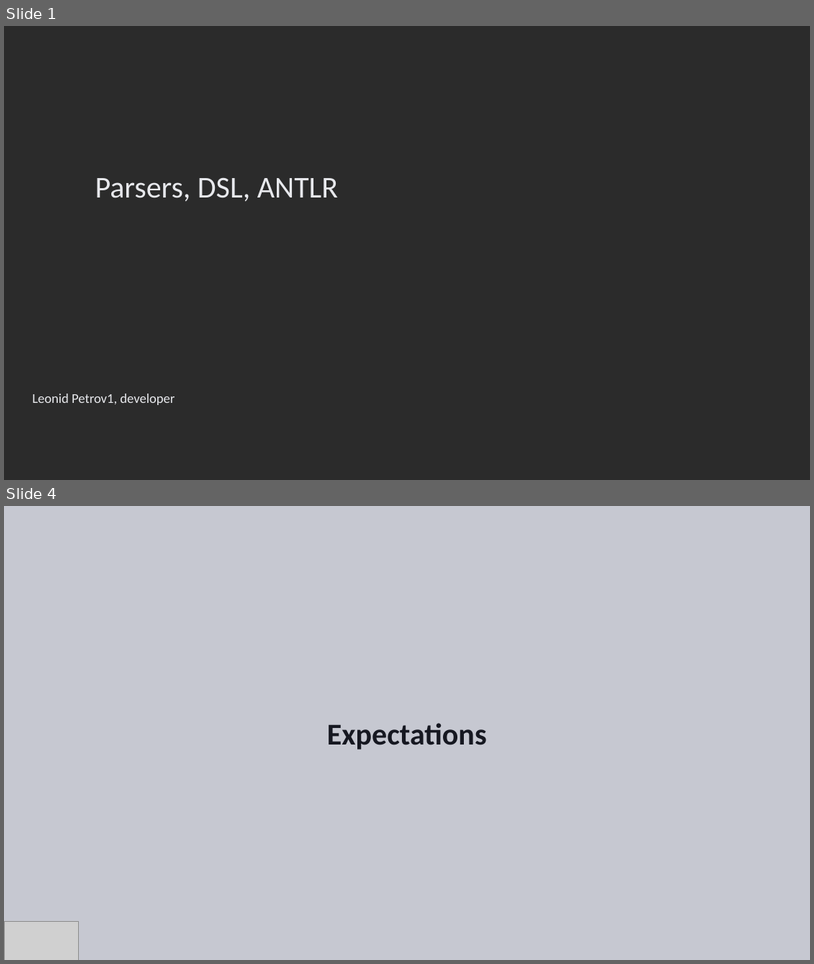
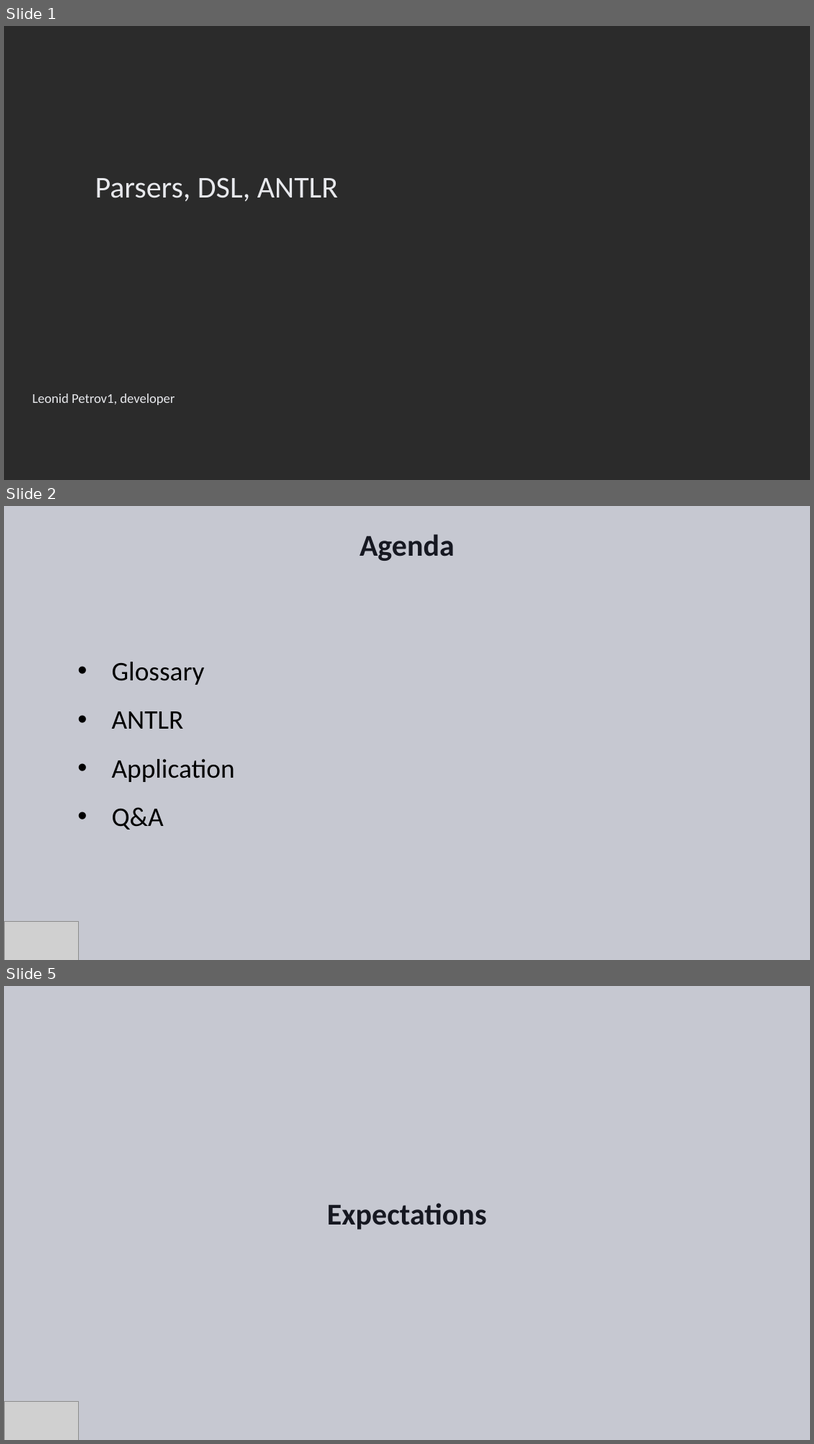
Before and after one commit to Ungerfall/ungerfall.github.io, a slide deck: presentation/antlr/antlr.pptx. Shown one above the other, each under a label of ours: slides 1 and 4 before the commit, slides 1, 2 and 5 after it; the slides between them are not shown. The pictures are 814x964 and 814x1444 pixels, drawn with LibreOffice and Linux fonts; fonts in the diff are those of the drawing; grey boxes stand for pictures; background and template pictures are left out; a plain dark background stands for a picture behind light text. Boxes give left, top, right and bottom in pixels: in the first picture for what was removed or moved away, otherwise in the second. Text is boxed around its words. In the diff, an @@ line names an element or a change of style, - is before the commit and + after.

```diff
--- a/presentation/antlr/antlr.pptx
+++ b/presentation/antlr/antlr.pptx
@@ slide 2 added at <box>4,506,810,960</box>, background #C6C8D1 @@
@@ title added at <box>360,534,455,561</box>, 36 pt, text #161821, bold @@
+Agenda
@@ text added at <box>112,662,235,829</box>, 32 pt, text #000000 @@
+• Glossary
+• ANTLR
+• Application
+• Q&A
@@ picture added at <box>4,921,79,960</box> @@
@@ what was slide 4 is now slide 5 @@
```
Also in this commit, not shown: 2 other slides added, 2 slides removed.
